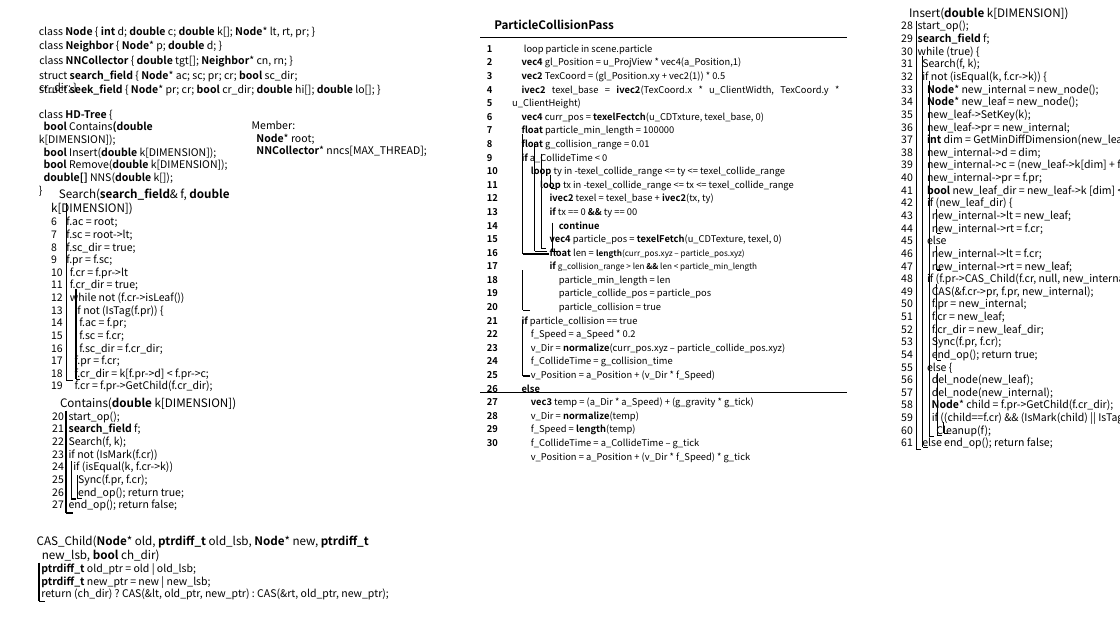
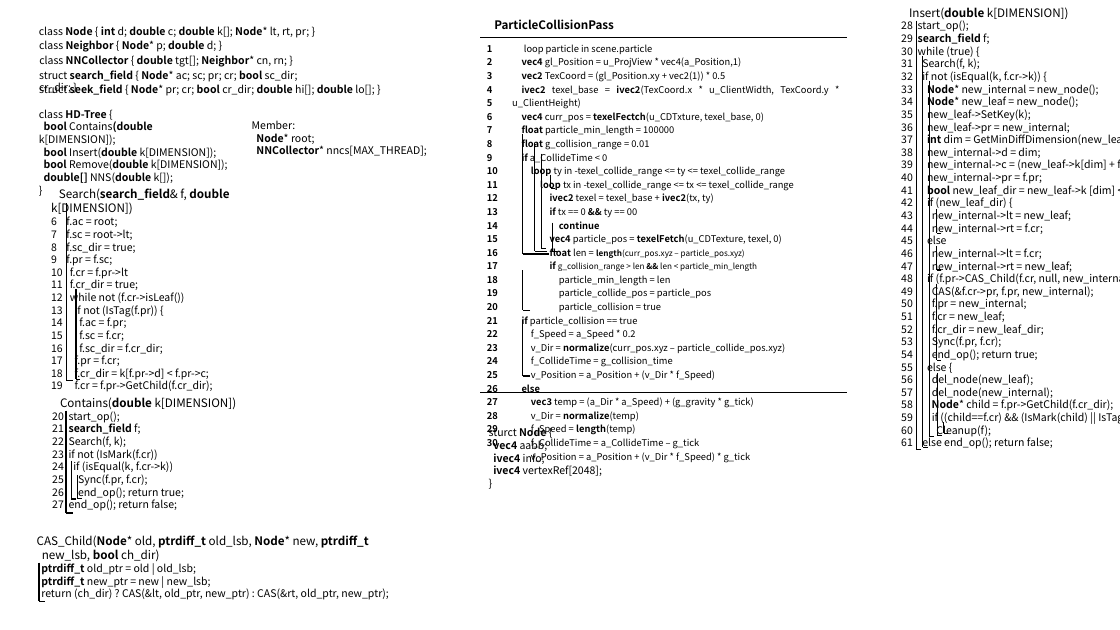
Before and after one commit to YongsunLee/IBPC, a slide deck: slide 5 of Document/학위논문/figures.pptx. Drawn at 1120x630 pixels with LibreOffice and Linux fonts; fonts in the diff are those of the drawing; background and template pictures are left out. Boxes give left, top, right and bottom in pixels: in the first picture for what was removed or moved away, otherwise in the second. Text is boxed around its words. In the diff, an @@ line names an element or a change of style, - is before the commit and + after.

```diff
--- a/Document/학위논문/figures.pptx
+++ b/Document/학위논문/figures.pptx
@@ text added at <box>489,426,602,476</box>, 9 pt, text #000000 @@
+sturct Node {
+vec4 aabb;
+ivec4 info;
+ivec4 vertexRef[2048];
+}
```
Also in this commit, not shown: 52 other files.
